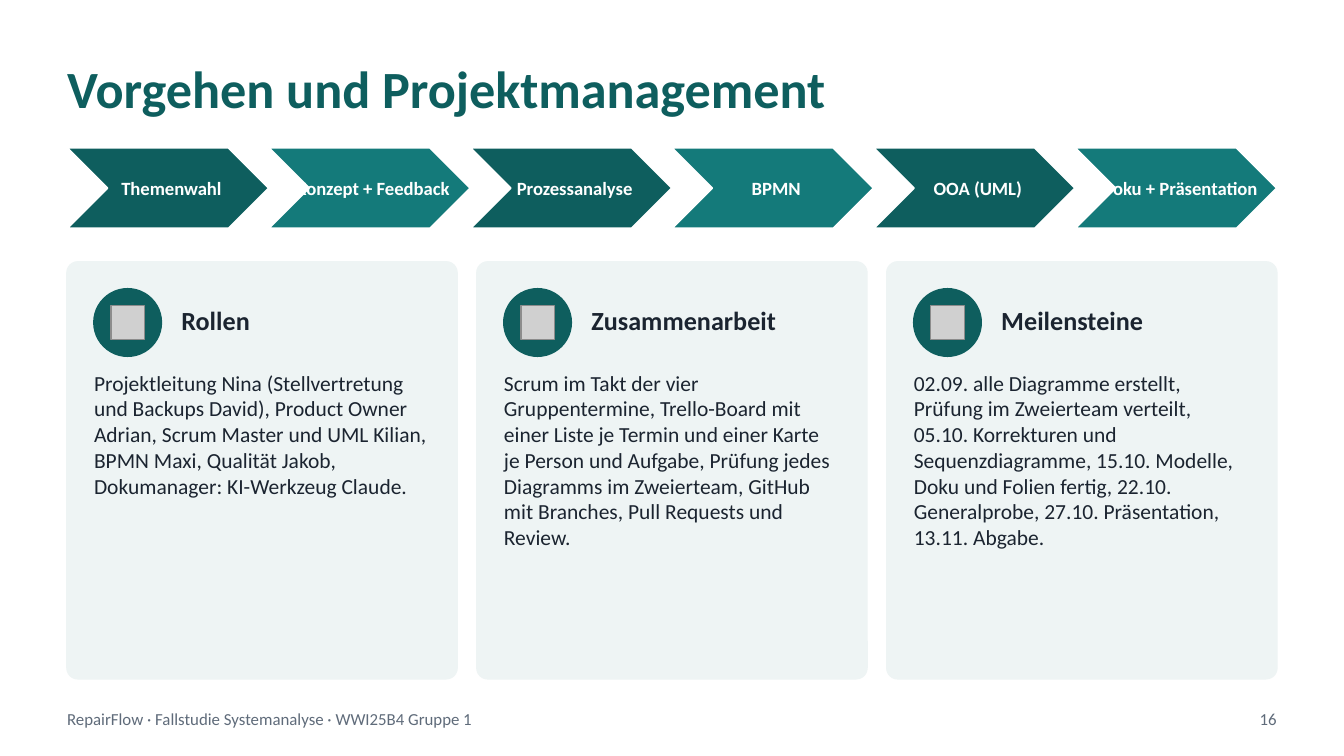
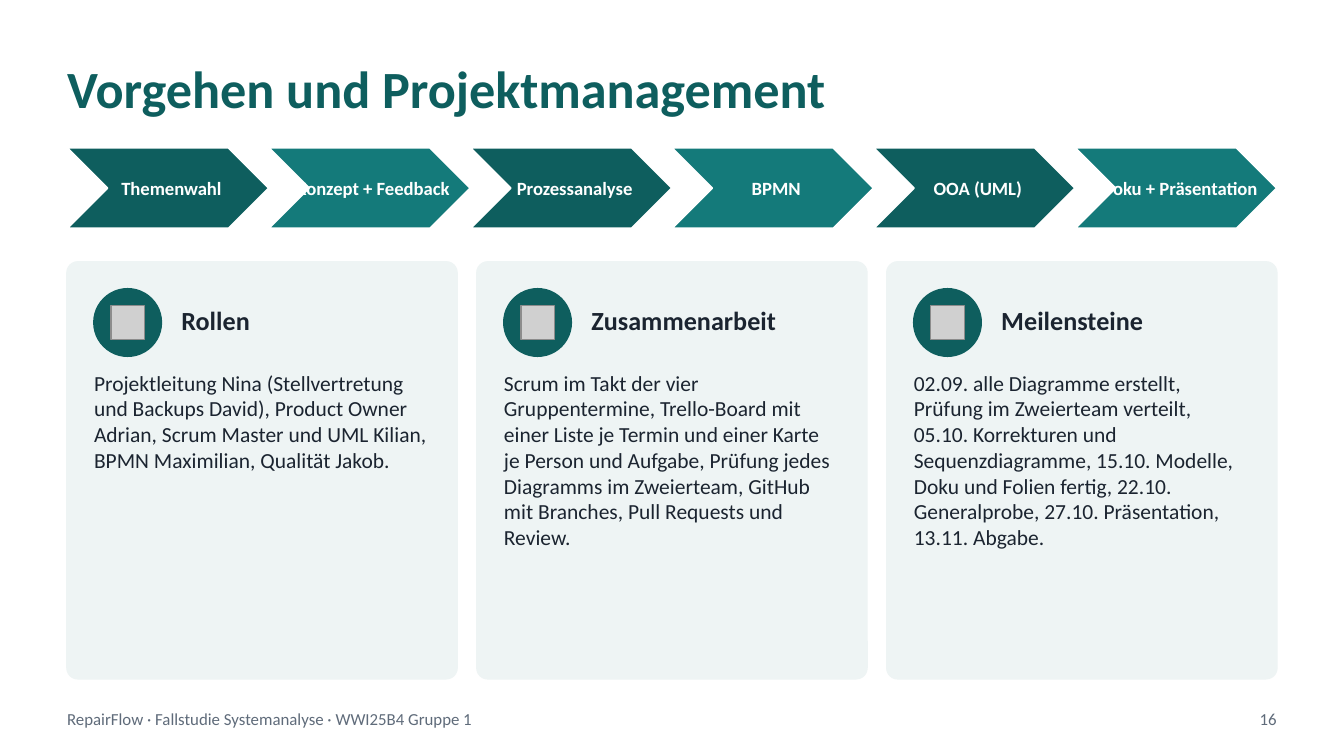
Before and after one commit to jakobschwan123-cmd/casestudy-semester-3, a slide deck: slide 16 of praesi/Abschlusspraesentation.pptx. Drawn at 1344x756 pixels with LibreOffice and Linux fonts; fonts in the diff are those of the drawing; grey boxes stand for pictures. Boxes give left, top, right and bottom in pixels: in the first picture for what was removed or moved away, otherwise in the second. Text is boxed around its words. In the diff, an @@ line names an element or a change of style, - is before the commit and + after.

```diff
--- a/praesi/Abschlusspraesentation.pptx
+++ b/praesi/Abschlusspraesentation.pptx
@@ text at (x1=94, y1=375, x2=426, y2=471): text changed @@
-Projektleitung Nina (Stellvertretung und Backups David), Product Owner Adrian, Scrum Master und UML Kilian, BPMN Maxi, Qualität Jakob, Dokumanager: KI-Werkzeug Claude.
+Projektleitung Nina (Stellvertretung und Backups David), Product Owner Adrian, Scrum Master und UML Kilian, BPMN Maximilian, Qualität Jakob.
```
Also in this commit, not shown: 4 other slides changed, 47 other files.
